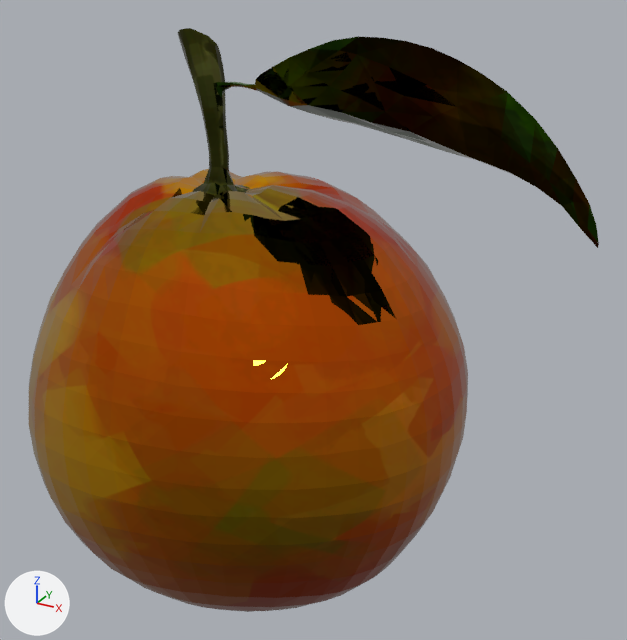
What one commit did to the glTF model Asset1/orange.glb.
Rendered twice from a 50 mm lens placed at (0.00338, -0.00795, 0.00287), pointed at (0.0004, -0.00254, 0.00016). Lighting does not change. The marker at lower left points along +X, +Y and +Z. Where no turn or scale is listed for an object, it has been applied to the vertices.

Objects in the first picture: 'node_id111'.
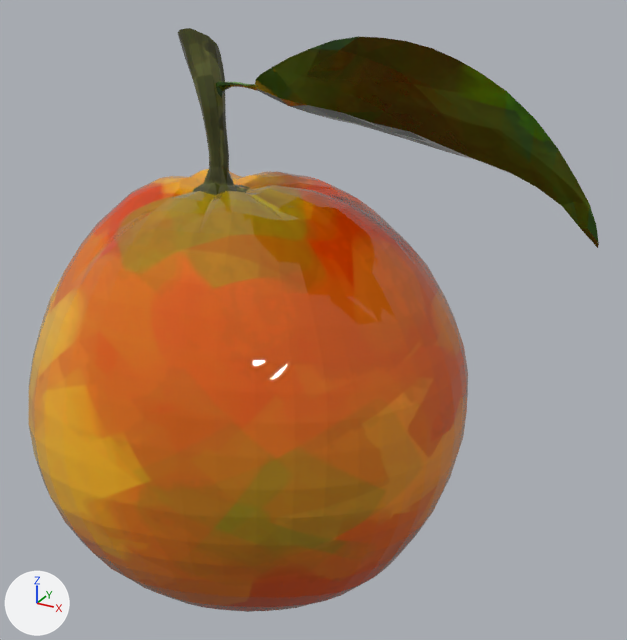
The newer file is also rescaled (x100.0) as a whole; pictures and numbers use the older file's frame.

Scene script edits in JSON lines:
```json
{"op": "add", "block": "img_textures_21_png", "code": ["img_textures_21_png = load_image('textures\\\\21.png', '_unpacked/textures_21.png', 2048, 2048, 'sRGB')"]}
{"op": "set", "path": "mat_material_178.metallic", "old": "1.0", "new": "0.0"}
{"op": "set", "path": "mat_material_178.texture", "old": "img_21", "new": "img_textures_21_png", "note": "with its transparency -> not seen"}
{"op": "set", "path": "mat_material_178.roughness", "old": "0.0", "new": "-0.0473"}
```

Changed parts and their boxes (x1, y1, x2, y2) in the pictures (627 x 640 px):
```json
{"object": "node_id111", "change": "surface changed", "before": [29, 28, 599, 612], "after": [29, 28, 599, 612], "on screen": "brown to orange"}
```
